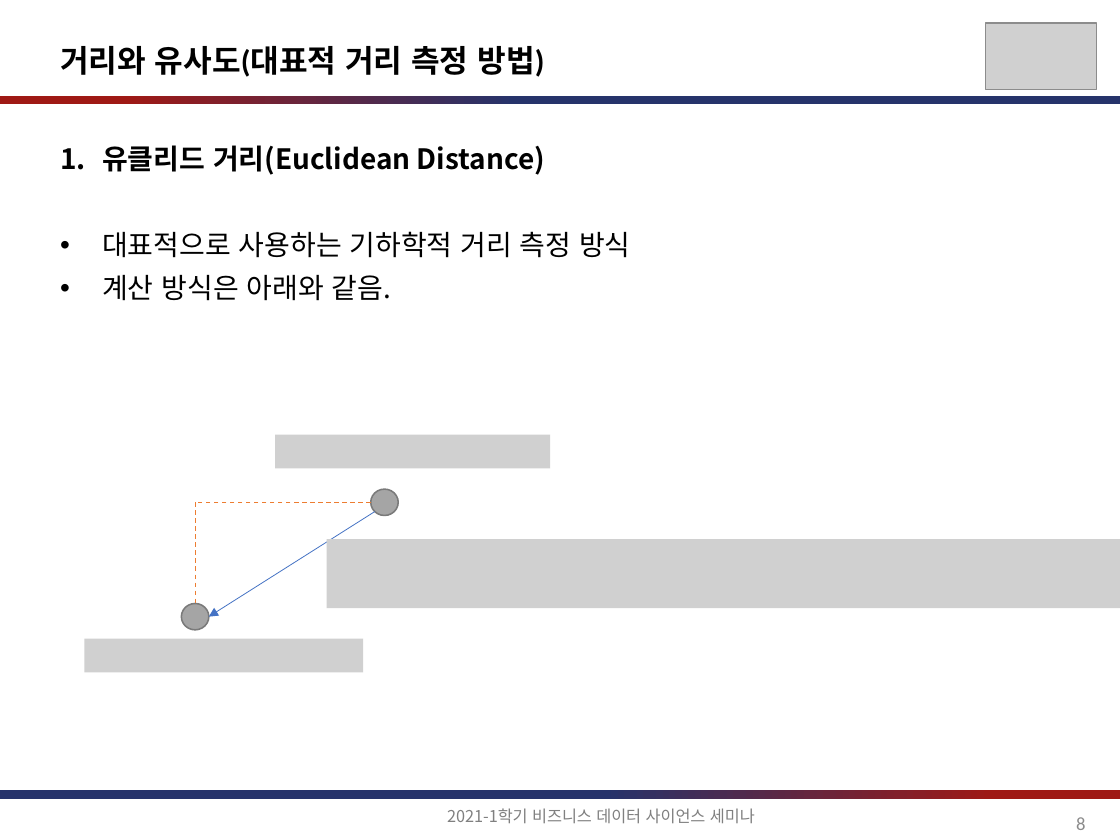
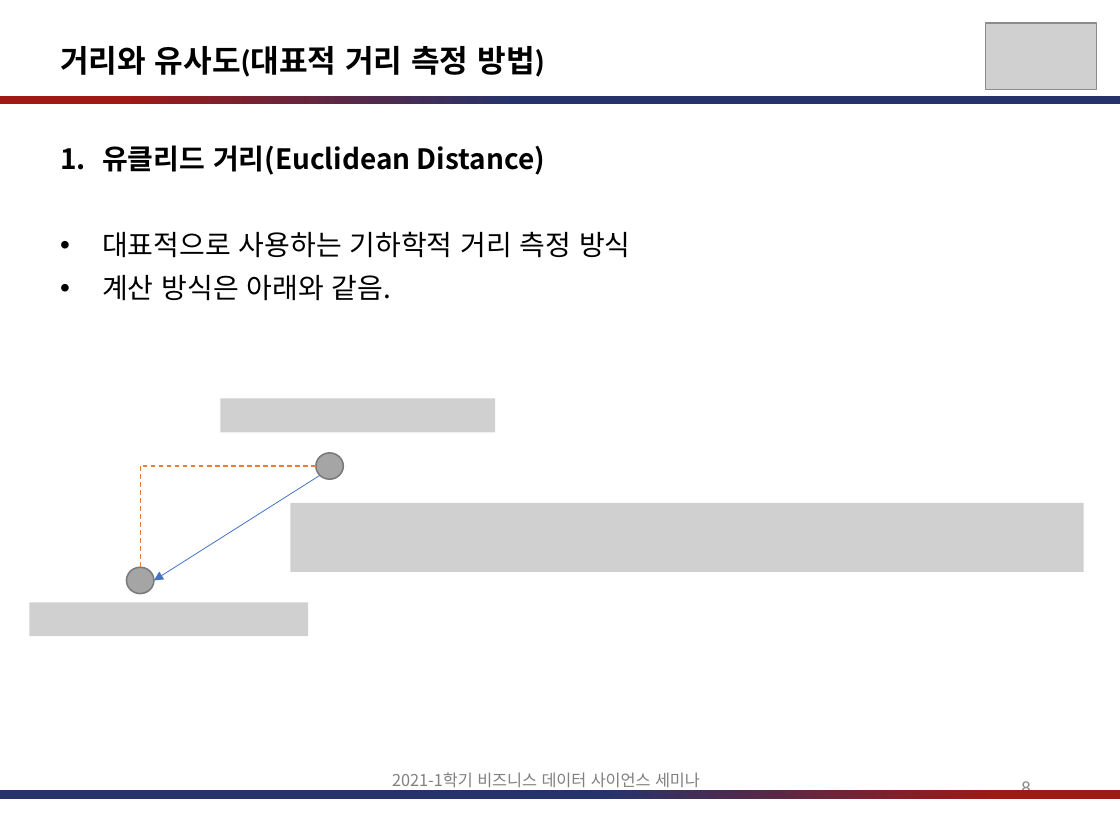
Before and after one commit to jihoahn9303/Seminar_For_Business_DS, a slide deck: slide 8 of document/비즈니스를_위한_데이터과학_6장.pptx. Drawn at 1120x840 pixels with LibreOffice and Linux fonts; fonts in the diff are those of the drawing; grey boxes stand for pictures. Boxes give left, top, right and bottom in pixels: in the first picture for what was removed or moved away, otherwise in the second. Text is boxed around its words. In the diff, an @@ line names an element or a change of style, - is before the commit and + after.

```diff
--- a/document/비즈니스를_위한_데이터과학_6장.pptx
+++ b/document/비즈니스를_위한_데이터과학_6장.pptx
@@ picture added at [221,399,495,432] @@
@@ picture removed at [276,435,550,468] @@
@@ 2 ellipses, 2 lines, 1 page number, 1 text, 1 arrow: place and size @@
-2 ellipses, 2 lines, 1 page number, 1 text, 1 arrow at [181,489,1085,830]
+2 ellipses, 2 lines, 1 page number, 1 text, 1 arrow at [127,452,1030,800]
@@ picture: place and size @@
-picture at [327,539,1120,608]
+picture at [290,503,1083,572]
@@ picture added at [29,603,308,636] @@
@@ picture removed at [84,638,363,672] @@
```
Also in this commit, not shown: 25 other slides changed.
